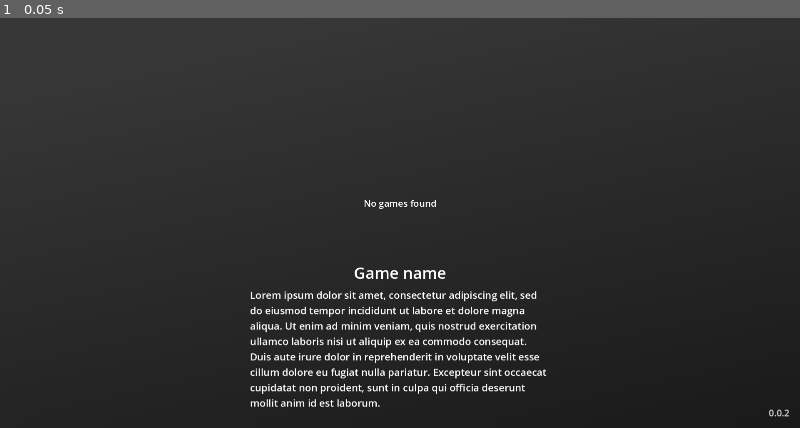
Above: before the commit, frame 1.
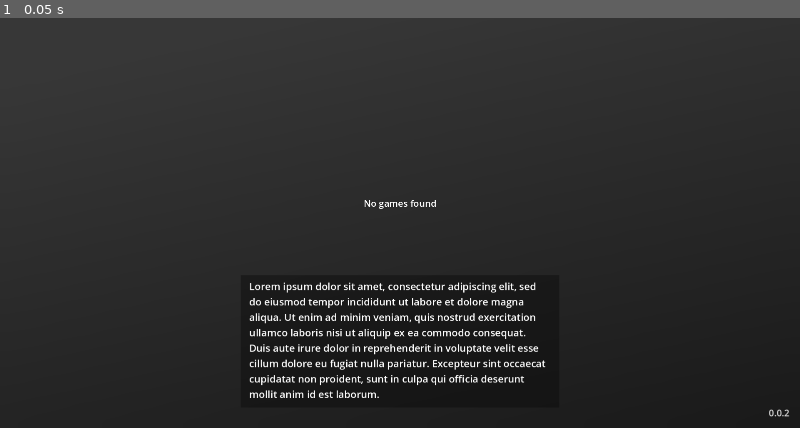
Above: after the commit, the same moment.

Repository: MrEliptik/game_launcher
Game: Godot game, scene res://scenes/app/app.tscn
The game is run twice, just before and just after one commit, with the same random seed, the same clock (stepped at 60 frames per second) and the same inputs.
Inputs:
- Up to frame 1 (0.05 s): no input

The runs differ from the first frame. In frame 1, 4.9% of the frame differs, in the area x 31-69%, y 60-95%.
Error in both runs: Invalid call. Nonexistent function 'has' in base 'Nil'. (res://shared/utils/update_checker.gd:29)

Commit message:
ui rework wip

Diff:
--- a/scenes/app/app.tscn
+++ b/scenes/app/app.tscn
@@ -19,6 +19,13 @@
 [sub_resource type="ShaderMaterial" id="ShaderMaterial_qsltc"]
 shader = ExtResource("3_n8sr3")
 shader_parameter/lod = 4.731
+
+[sub_resource type="StyleBoxFlat" id="StyleBoxFlat_w6y87"]
+content_margin_left = 20.0
+content_margin_top = 10.0
+content_margin_right = 20.0
+content_margin_bottom = 10.0
+bg_color = Color(0.0313726, 0.0313726, 0.0313726, 0.419608)
 
 [node name="App" type="Control"]
 process_mode = 3
@@ -117,29 +124,34 @@
 uri = "https://api.github.com/repos/MrEliptik/GameLauncher/releases/latest"
 script = ExtResource("4_df76v")
 
-[node name="Description" type="VBoxContainer" parent="."]
+[node name="PanelContainer" type="PanelContainer" parent="."]
 layout_mode = 1
-anchors_preset = 8
+anchors_preset = 7
 anchor_left = 0.5
-anchor_top = 0.5
+anchor_top = 1.0
 anchor_right = 0.5
-anchor_bottom = 0.5
-offset_left = -360.0
-offset_top = 141.0
-offset_right = 360.0
-offset_bottom = 507.0
+anchor_bottom = 1.0
+offset_left = -382.0
+offset_top = -367.0
+offset_right = 382.0
+offset_bottom = -49.0
 grow_horizontal = 2
-grow_vertical = 2
+grow_vertical = 0
+theme_override_styles/panel = SubResource("StyleBoxFlat_w6y87")
+
+[node name="Description" type="VBoxContainer" parent="PanelContainer"]
+layout_mode = 2
 theme_override_constants/separation = 10
 
-[node name="Title" type="Label" parent="Description"]
+[node name="Title" type="Label" parent="PanelContainer/Description"]
+visible = false
 layout_mode = 2
 theme_override_font_sizes/font_size = 38
 text = "Game name"
 horizontal_alignment = 1
 vertical_alignment = 1
 
-[node name="Description" type="Label" parent="Description"]
+[node name="Description" type="Label" parent="PanelContainer/Description"]
 layout_mode = 2
 size_flags_vertical = 3
 theme_override_font_sizes/font_size = 24
--- a/scenes/app/scripts/app.gd
+++ b/scenes/app/scripts/app.gd
@@ -11,8 +11,8 @@
 @onready var timer: Timer = Timer.new()
 @onready var games_container: Control = $Games
 @onready var no_game_found = $NoGameFound
-@onready var title: Label = $Description/Title
-@onready var description: Label = $Description/Description
+@onready var title: Label = $PanelContainer/Description/Title
+@onready var description: Label = $PanelContainer/Description/Description
 @onready var version_btn = $VersionBtn
 
 @onready var update_checker := UpdateChecker.new()
--- a/scenes/game_button/game_button.tscn
+++ b/scenes/game_button/game_button.tscn
@@ -15,6 +15,13 @@
 bg_color = Color(0, 0.780392, 0.305882, 0.27451)
 
 [sub_resource type="StyleBoxEmpty" id="StyleBoxEmpty_dcdjw"]
+
+[sub_resource type="Gradient" id="Gradient_y2hvx"]
+colors = PackedColorArray(5.17406e-07, 0, 0.332346, 0.752941, 0, 0, 0.333333, 0)
+
+[sub_resource type="GradientTexture2D" id="GradientTexture2D_7argf"]
+gradient = SubResource("Gradient_y2hvx")
+fill_from = Vector2(1, 1)
 
 [node name="Game" type="Button"]
 process_mode = 1
@@ -59,6 +66,17 @@
 expand_mode = 1
 stretch_mode = 5
 
+[node name="Gradient" type="TextureRect" parent="."]
+layout_mode = 1
+anchors_preset = -1
+anchor_top = 0.854
+anchor_right = 1.0
+anchor_bottom = 1.0
+offset_top = 0.0219727
+grow_horizontal = 2
+grow_vertical = 0
+texture = SubResource("GradientTexture2D_7argf")
+
 [connection signal="focus_entered" from="." to="." method="_on_focus_entered"]
 [connection signal="focus_exited" from="." to="." method="_on_focus_exited"]
 [connection signal="mouse_entered" from="." to="." method="_on_mouse_entered"]
Not shown, changed: export_presets.cfg
Not shown: 1 places in scenes/app/app.tscn that only renumber resources
Not shown: 1 places in scenes/game_button/game_button.tscn that only renumber resources
